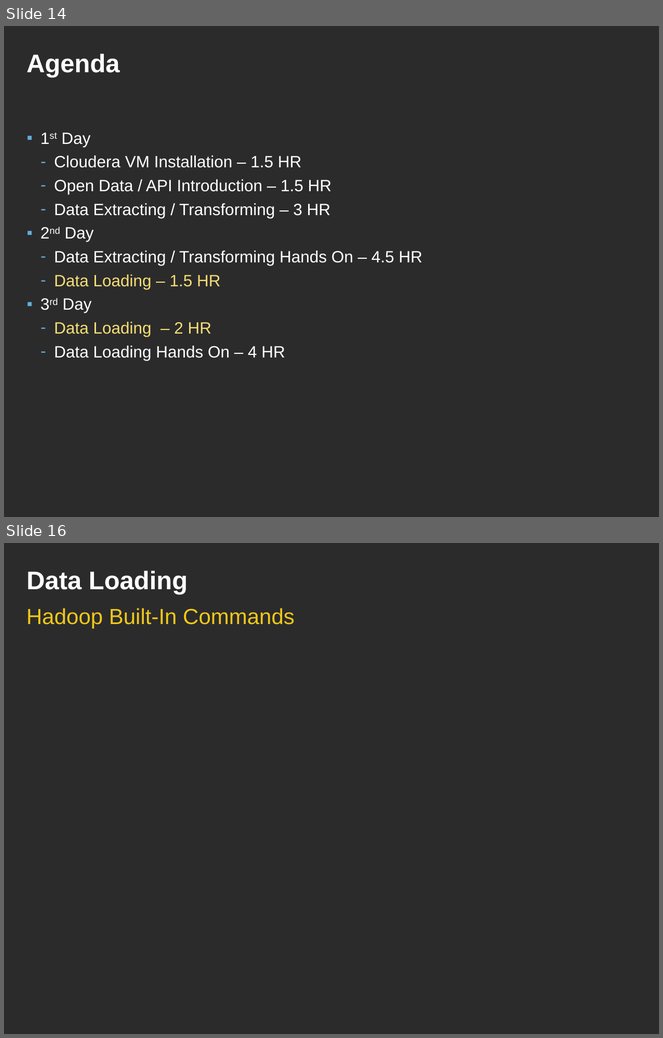
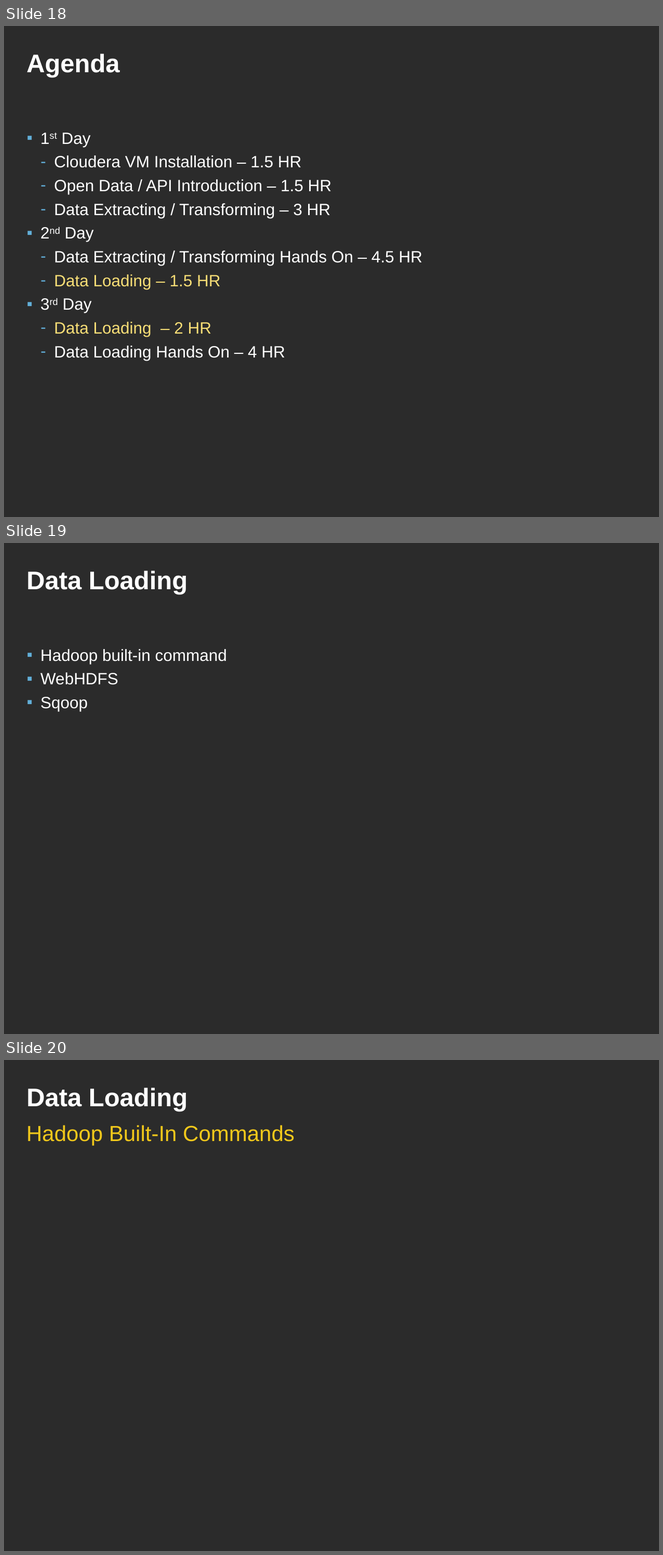
Before and after one commit to ianlin/small-data, a slide deck: training/data_etl.ppt. Shown one above the other, each under a label of ours: slides 14 and 16 before the commit, slides 18, 19 and 20 after it; the slides between them are not shown. The pictures are 663x1038 and 663x1555 pixels, drawn with LibreOffice and Linux fonts; fonts in the diff are those of the drawing; background and template pictures are left out; a plain dark background stands for a picture behind light text. Boxes give left, top, right and bottom in pixels: in the first picture for what was removed or moved away, otherwise in the second. Text is boxed around its words. In the diff, an @@ line names an element or a change of style, - is before the commit and + after.

```diff
--- a/training/data_etl.ppt
+++ b/training/data_etl.ppt
@@ slide 19 added at box(4, 543, 659, 1034), background picture (left out) @@
@@ title added at box(26, 571, 188, 594), 28 pt, text #FFFFFF, bold @@
+Data Loading
@@ text added at box(40, 649, 227, 711), 18 pt, text #FFFFFF @@
+▪ Hadoop built-in command
+▪ WebHDFS
+▪ Sqoop
@@ what was slide 14 is now slide 18 @@
@@ what was slide 16 is now slide 20 @@
```
Also in this commit, not shown: 4 slides changed, 5 other slides added, 2 slides removed.
